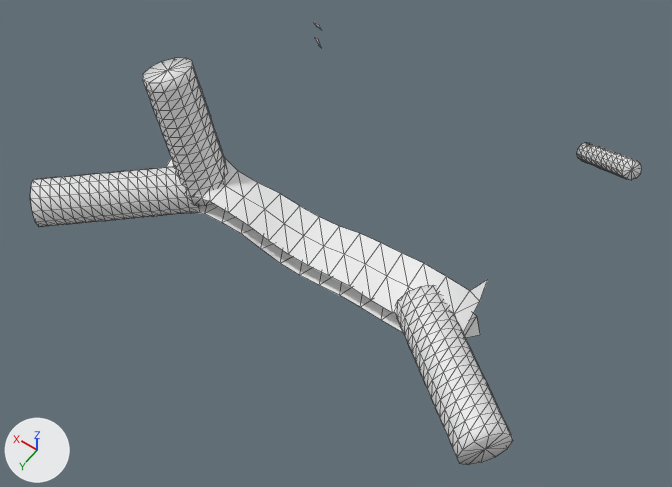
One commit to the glTF model public/assets/vascular/va_basilar_venous_plexus.glb: the scene before it, then after it.
Both versions are drawn from a camera (50 mm lens) standing at (-14.8, 21.9, 21.9) and looking at (-0.8, 2.5, -8.7). The lights are fixed; the arrows at lower left show +X, +Y and +Z. The first picture is the older version. Mesh edges are drawn as thin lines. Where no turn or scale is listed for an object, it has been applied to the vertices.

Script lines for the objects in view, before the commit:
```python
me_l = bpy.data.meshes.new('L')
me_l.from_pydata(...)  # 390 vertices, 716 faces; spans x -5.88..5.88, y -7.43..7.43, z -2.4..2.4
me_r = bpy.data.meshes.new('R')
me_r.from_pydata(...)  # 462 vertices, 860 faces; spans x -0.75..0.75, y -1.0..1.0, z -0.47..0.47
ob_l = bpy.data.objects.new('L', me_l)
ob_l.location = (-5.41, 0.75, -6.47)
ob_r = bpy.data.objects.new('R', me_r)
ob_r.location = (5.46, 1.13, -6.16)
ob_r.scale = (7.88, 7.88, 7.88)
```
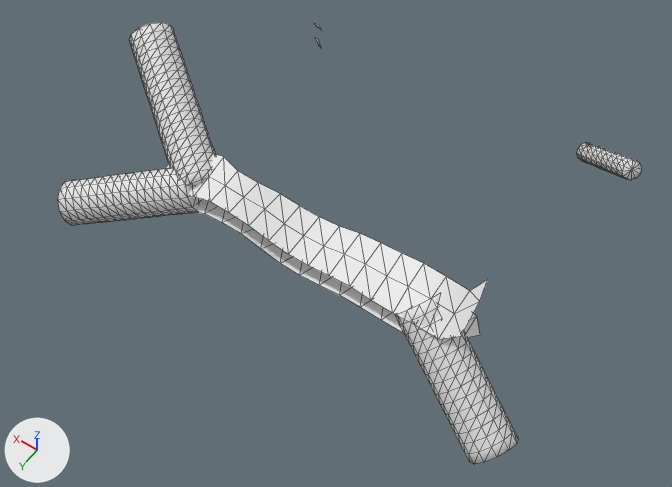
Where the newer file only moved an object's origin or applied its transform, the numbers keep the older frame.

Location of each change, (x1, y1, x2, y2) in pixels of the pictures (672 x 487 px; the box of a moved part takes in the faces that stretch with it):
'R', reshaped, moved, rescaled (9% narrower)
    before: (31, 22, 321, 263)
    after: (58, 22, 321, 263)
'L', reshaped
    before: (280, 143, 641, 465)
    after: (280, 143, 641, 464)
part 1 of me_l, moved or reshaped
    before: (395, 285, 513, 465)
    after: (395, 295, 518, 464)
part 2 of me_r, moved or reshaped
    before: (194, 203, 292, 263)
    after: (192, 199, 293, 263)
part 3 of me_r, moved or reshaped
    before: (166, 157, 319, 254)
    after: (165, 153, 319, 254)
part 4 of me_r, rebuilt (15% narrower)
    before: (31, 167, 199, 227)
    after: (58, 168, 200, 226)
part 5 of me_r, added
    after: (129, 22, 215, 187)
part 6 of me_r, deleted
    before: (143, 58, 227, 205)

The change, as a list of edits to the scene's bpy script:
```text
Change me_l:
    used by ob_l; location = (-5.41, 0.75, -6.47)
    remove me_l.from_pydata(...)  # 390 vertices, 716 faces; spans x -5.88..5.88, y -7.43..7.43, z -2.4..2.4
    add me_l.from_pydata(...)  # 378 vertices, 692 faces; spans x -5.73..5.88, y -7.43..5.72, z -5.7..2.4
    me_l part 1
    25 vertices are removed from x -5.88..-3.66, y 5.75..7.43, z -2.4..-0.3
    64 faces are deleted
    180 vertices move from x -5.56..0.53, y 1.89..6.83, z -2.4..-0.29 to x -5.73..0.56, y 1.74..5.38, z -5.63..-0.47
    13 vertices are added at x -5.07..-3.75, y 4.63..5.72, z -5.7..-4.07
    40 new faces join them
Change me_r:
    used by ob_r; location = (5.46, 1.13, -6.16); scale = (7.88, 7.88, 7.88)
    remove me_r.from_pydata(...)  # 462 vertices, 860 faces; spans x -0.75..0.75, y -1.0..1.0, z -0.47..0.47
    add me_r.from_pydata(...)  # 510 vertices, 956 faces; spans x -0.88..0.88, y -1.0..1.0, z -0.5..0.5
    me_r part 2: the loose piece of 27 vertices spanning x -0.75..0.32, y 0.14..0.44, z -0.47..-0.24 is scaled about its middle by 1.12, then moved by (-0.07, 0.15, 0.21)
    me_r part 3: the loose piece of 27 vertices spanning x -0.69..0.28, y 0.16..0.54, z -0.36..-0.11 is scaled about its middle by 1.12, then moved by (-0.06, 0.16, 0.22)
    me_r part 4: the loose piece of 218 vertices spanning x -0.07..0.75, y 0.22..1.0, z -0.42..-0.14 is rebuilt with 206 vertices and now spans x -0.1..0.84, y 0.35..1.0, z -0.5..0.08
    me_r part 5: a new loose piece of 242 vertices spanning x -0.14..0.88, y -0.2..0.59, z -0.18..0.5
    me_r part 6
    182 vertices are removed from x -0.19..0.31, y 0.11..0.44, z -0.3..0.47
    360 faces are deleted
    other edits to the shape of me_r do not show in these pictures
Change ob_r:
    ob_r.location: (5.46, 1.13, -6.16) -> (5.74, 0.29, -7.91)
    ob_r.scale: (7.88, 7.88, 7.88) -> (7.05, 7.05, 7.05)
```
